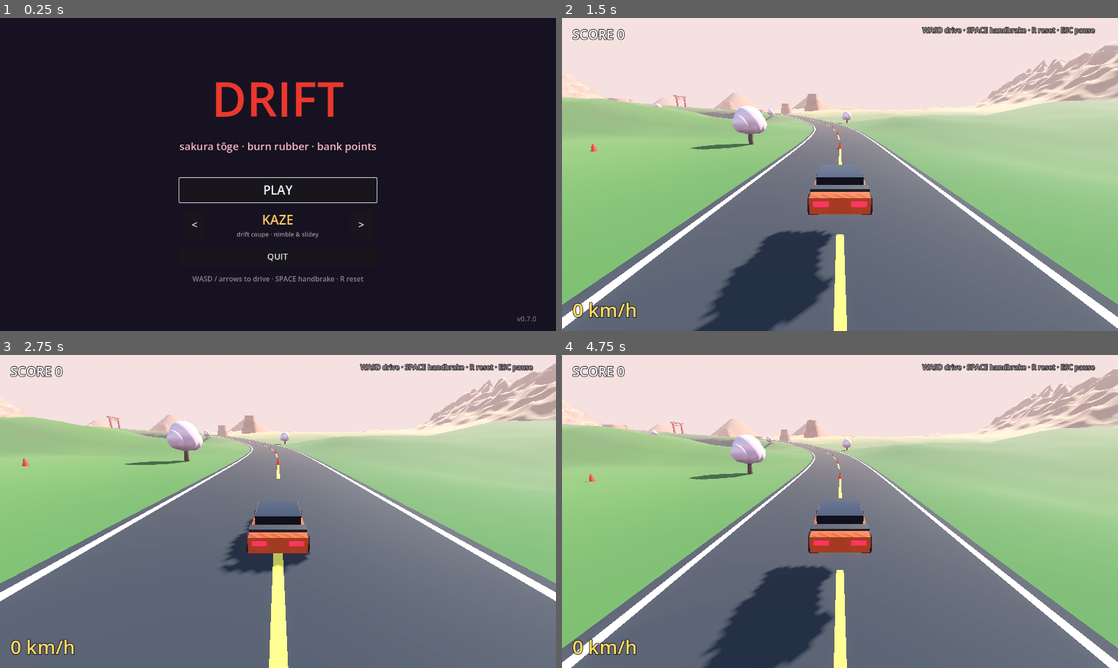
Above: before the commit, frames 1-4 (two rows, left to right).
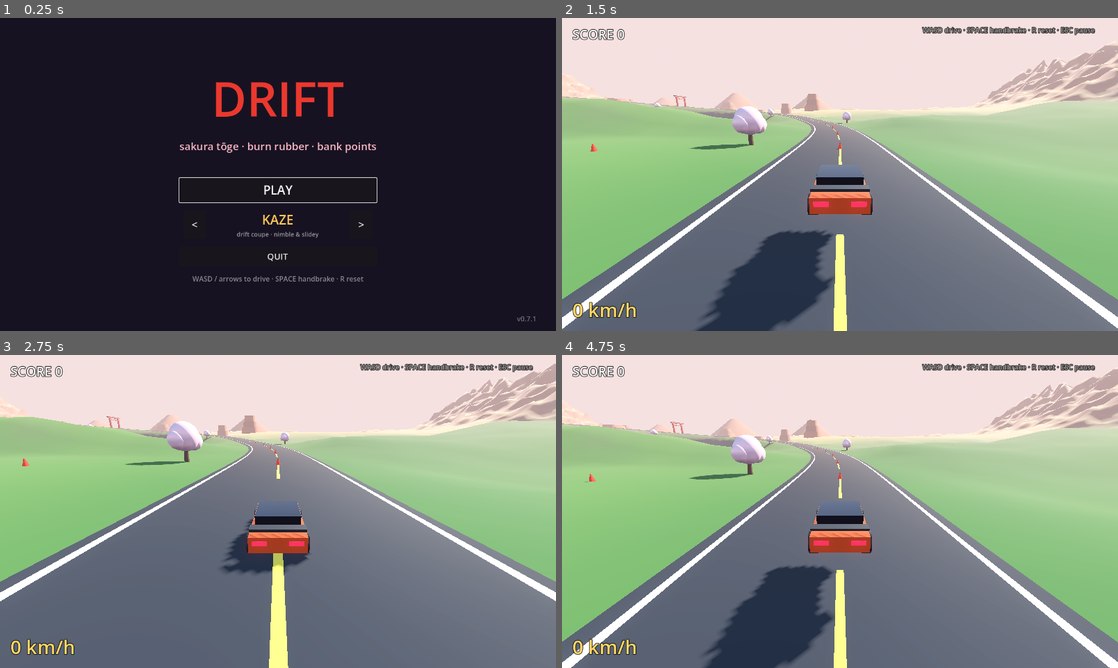
Above: after the commit, the same moments.

Repository: Sw0l1y/drift
Game: Godot game, scene res://scenes/MainMenu.tscn
Same seed, same stepped clock (60 frames per second), same inputs: the game is played once before the commit and once after it.
Inputs (mouse positions are in pixels of both pictures, inside the frame that each line leads up to):
- Up to frame 1 (0.25 s): no input
- Up to frame 2 (1.5 s): click "PLAY" at 0.5 s; tap Enter at 1.25 s; move the mouse to (962, 158) at 1.27 s; hold D from 1.28 s (still down); hold R from 1.28 s (still down); click (962, 158) at 1.42 s
- Up to frame 3 (2.75 s): tap Space at 1.52 s; release D at 2 s; release R at 2 s; drag from (166, 527) to (250, 574) at 2.02 s
- Up to frame 4 (4.75 s): move the mouse to (895, 442) at 2.77 s; hold D 2.78-3.5 s; hold R 2.78-3.5 s; drag from (812, 574) to (673, 464) at 3.52 s; move the mouse to (1006, 558) at 4.27 s; hold A from 4.28 s (still down); hold R from 4.28 s (still down); tap Space at 4.52 s

The runs differ from the first frame. In frame 1, less than 0.1% of the frame differs, in the area x 95-97%, y 95-97%; in frame 2, 1.0%; in frame 3, 0.4%; in frame 4, 1.2%, in the area x 0-100%, y 21-94%.

Commit message:
v0.7.1 — fix road/terrain seam (clip-through + gaps)
Root cause: the carve targeted the nearest road sample's height, which
steps between samples on slopes, so the faceted heightmap crossed the
smooth road ribbon. Now the carve projects onto the adjacent road
segments and interpolates height, following the road's true elevation.

Also: flat carve band widened to the full road width + margin and set
just below the surface so terrain can't poke through, and a dark
shoulder skirt drapes from each road edge down/outward to hide any
residual lip where the coarse grid doesn't quite meet the road.

Co-Authored-By: Claude Fable 5 <noreply@anthropic.com>

Diff:
--- a/project.godot
+++ b/project.godot
@@ -11,7 +11,7 @@
 [application]
 
 config/name="Drift"
-config/version="0.7.0"
+config/version="0.7.1"
 run/main_scene="res://scenes/MainMenu.tscn"
 config/features=PackedStringArray("4.6", "Forward Plus")
 config/icon="res://icon.svg"
--- a/scripts/Main.gd
+++ b/scripts/Main.gd
@@ -1,6 +1,6 @@
 extends Node3D
 
-const VERSION := "0.7.0"
+const VERSION := "0.7.1"
 const CONE_POINTS := 75
 
 const MAP_SIZE := 1400.0
@@ -49,6 +49,8 @@
 var _spur_samples: Array[Vector3] = []      # the canyon pass / desert route
 var _spur_tangents: Array[Vector3] = []
 var _carve_samples: Array[Vector3] = []     # loop + spur, for terrain carving
+var _carve_next: PackedInt32Array = []      # next sample on same road (-1 = end)
+var _carve_prev: PackedInt32Array = []      # prev sample on same road (-1 = end)
 var _road_grid: Dictionary = {}             # cell -> indices into _carve_samples
 var _spur_grid: Dictionary = {}             # cell -> indices into _spur_samples
 var _river_pts: Array[Vector3] = []         # river centerline (y = water surface)
@@ -215,7 +217,7 @@
 	for i in count:
 		var t := _road_samples[(i + 1) % count] - _road_samples[(i - 1 + count) % count]
 		_road_tangents.append(t.normalized())
-	_register_carve(_road_samples)
+	_register_carve(_road_samples, true)
 
 func _build_canyon_path() -> void:
 	# Open spur off the loop's east straight: a smooth canyon pass that
@@ -256,7 +258,7 @@
 		if not _spur_grid.has(cell):
 			_spur_grid[cell] = []
 		_spur_grid[cell].append(i)
-	_register_carve(_spur_samples)
+	_register_carve(_spur_samples, false)
 
 	# River centerline: offset from the spur, desert portion only. Water
 	# surface sits a touch below road level; the terrain carves a trench.
@@ -273,12 +275,19 @@
 			_river_grid[cell] = []
 		_river_grid[cell].append(i)
 
-func _register_carve(samples: Array[Vector3]) -> void:
+func _register_carve(samples: Array[Vector3], closed: bool) -> void:
 	var base := _carve_samples.size()
+	var n := samples.size()
 	for s in samples:
 		_carve_samples.append(s)
-	for i in samples.size():
+	for i in n:
 		var idx := base + i
+		# Neighbour links so the carve can interpolate height along segments
+		# instead of snapping to the nearest sample (which steps on slopes).
+		var nxt := base + (i + 1) if i + 1 < n else (base if closed else -1)
+		var prv := base + (i - 1) if i - 1 >= 0 else (base + n - 1 if closed else -1)
+		_carve_next.append(nxt)
+		_carve_prev.append(prv)
 		var cell := Vector2i(floori(samples[i].x / 32.0), floori(samples[i].z / 32.0))
 		if not _road_grid.has(cell):
 			_road_grid[cell] = []
@@ -343,10 +352,12 @@
 	return best
 
 func _nearest_road(x: float, z: float) -> Vector2:
-	# Returns (xz distance to road, road height there), using the hash grid.
+	# Nearest sample via the hash grid, then project onto the two adjacent
+	# segments and interpolate height — so the carve follows the smooth road
+	# elevation instead of stepping between samples on slopes.
 	var c := Vector2i(floori(x / 32.0), floori(z / 32.0))
 	var bd := 1e18
-	var by := 0.0
+	var best := -1
 	for cx in range(c.x - 1, c.x + 2):
 		for cz in range(c.y - 1, c.y + 2):
 			var cell := Vector2i(cx, cz)
@@ -358,8 +369,31 @@
 				var d := dx * dx + dz * dz
 				if d < bd:
 					bd = d
-					by = _carve_samples[i].y
-	return Vector2(sqrt(bd), by)
+					best = i
+	if best < 0:
+		return Vector2(1e9, 0.0)
+	var res := Vector2(sqrt(bd), _carve_samples[best].y)
+	for nb: int in [_carve_next[best], _carve_prev[best]]:
+		if nb >= 0:
+			var seg := _project_segment(x, z, _carve_samples[best], _carve_samples[nb])
+			if seg.x < res.x:
+				res = seg
+	return res
+
+func _project_segment(x: float, z: float, a: Vector3, b: Vector3) -> Vector2:
+	# Closest point on segment a-b (in xz), returns (distance, interpolated y).
+	var abx := b.x - a.x
+	var abz := b.z - a.z
+	var denom := abx * abx + abz * abz
+	var t := 0.0
+	if denom > 0.0001:
+		t = clampf(((x - a.x) * abx + (z - a.z) * abz) / denom, 0.0, 1.0)
+	var cx := a.x + abx * t
+	var cz := a.z + abz * t
+	var cy := a.y + (b.y - a.y) * t
+	var dx := x - cx
+	var dz := z - cz
+	return Vector2(sqrt(dx * dx + dz * dz), cy)
 
 func _desert_weight(x: float, z: float) -> float:
 	# 0 in the green valley, 1 deep in the desert (blends across the gap).
@@ -402,9 +436,13 @@
 		h = lerpf(PLAZA_H, h, smoothstep(PLAZA_R, PLAZA_R + 25.0, dp))
 
 	# Carve the actual roadbed into whatever's underneath (loop + spur).
+	# Flat band a touch below the road across the full width + a margin, so
+	# the surface always sits just above the terrain (no clip-through), then
+	# a graded shoulder blends out to the natural slope (no abrupt gap).
 	var road := _nearest_road(x, z)
 	if road.x < ROAD_CARVE:
-		h = lerpf(road.y - 0.2, h, smoothstep(ROAD_WIDTH / 2.0 + 2.0, ROAD_CARVE, road.x))
+		var bed := road.y - 0.25
+		h = lerpf(bed, h, smoothstep(ROAD_WIDTH / 2.0 + 2.5, ROAD_CARVE, road.x))
 	return h
 
 func _build_terrain() -> void:
@@ -498,15 +536,29 @@
 	var st := SurfaceTool.new()
 	st.begin(Mesh.PRIMITIVE_TRIANGLES)
 	var faces := PackedVector3Array()
+	var skirt_out := 2.2
+	var skirt_down := Vector3.DOWN * 0.9
 	for i in segs:
 		var j := (i + 1) % count
-		var li := samples[i] + _side_t(tangents, i) * half
-		var ri := samples[i] - _side_t(tangents, i) * half
-		var lj := samples[j] + _side_t(tangents, j) * half
-		var rj := samples[j] - _side_t(tangents, j) * half
+		var si := _side_t(tangents, i)
+		var sj := _side_t(tangents, j)
+		var li := samples[i] + si * half
+		var ri := samples[i] - si * half
+		var lj := samples[j] + sj * half
+		var rj := samples[j] - sj * half
 		for v in [li, lj, ri, ri, lj, rj]:
 			st.add_vertex(v)
 			faces.append(v)
+		# Shoulder skirts drape from each road edge outward and down, hiding
+		# any lip/gap where the coarse terrain doesn't meet the road edge.
+		var lo_i := li + si * skirt_out + skirt_down
+		var lo_j := lj + sj * skirt_out + skirt_down
+		var ro_i := ri - si * skirt_out + skirt_down
+		var ro_j := rj - sj * skirt_out + skirt_down
+		for v in [li, lo_i, lj, lj, lo_i, lo_j]:
+			st.add_vertex(v)
+		for v in [ri, rj, ro_i, ro_i, rj, ro_j]:
+			st.add_vertex(v)
 	st.generate_normals()
 
 	var mesh_inst := MeshInstance3D.new()
--- a/scripts/MainMenu.gd
+++ b/scripts/MainMenu.gd
@@ -1,6 +1,6 @@
 extends Control
 
-const VERSION := "0.7.0"
+const VERSION := "0.7.1"
 const SECRET := "nathan"
 
 var _car_name: Label
